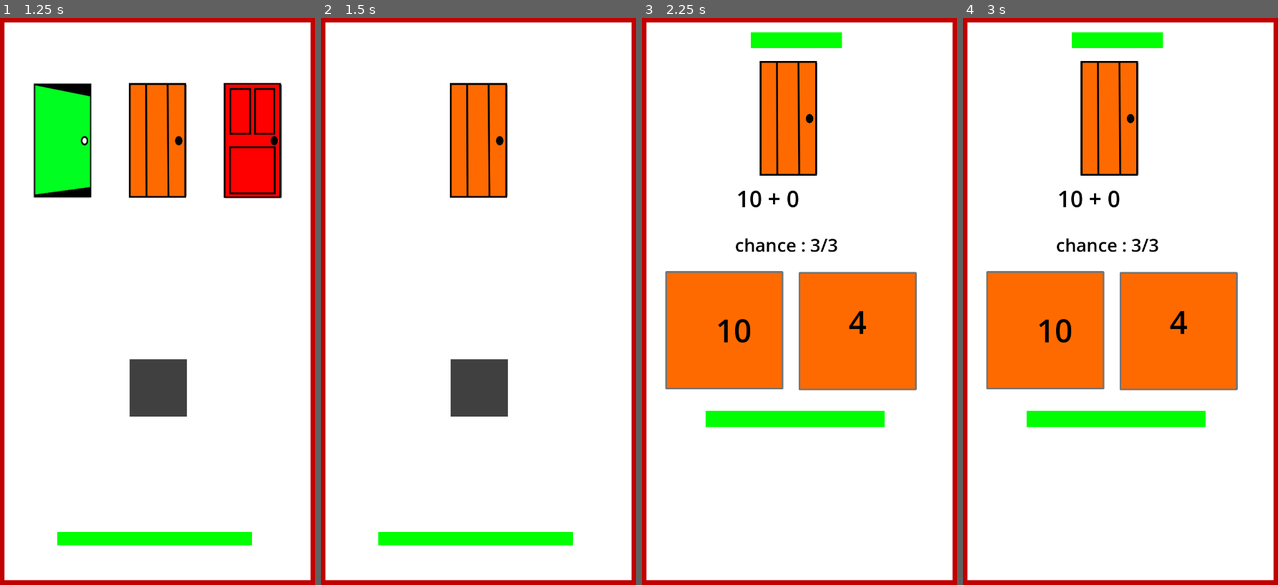
Above: before the commit, frames 1-4 (left to right).
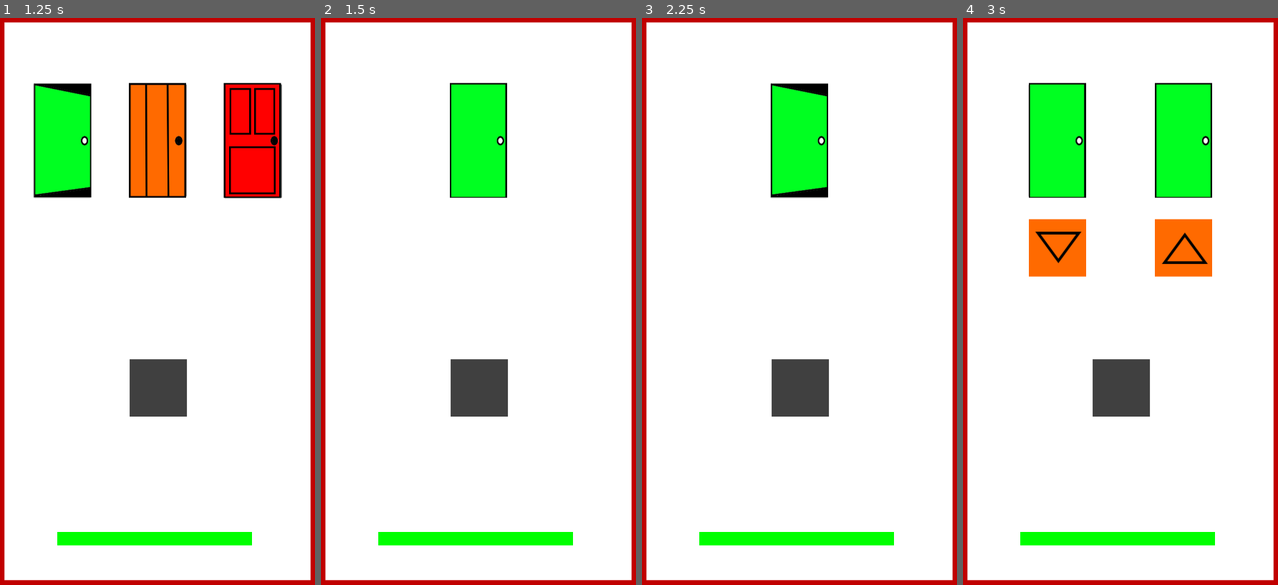
Above: after the commit, the same moments.

Repository: ditari/math-game-1
Game: Godot game, scene res://scenes/level1.tscn
Same seed, same stepped clock (60 frames per second), same inputs: the game is played once before the commit and once after it. This scene is started directly instead of the project's main scene.
Inputs (mouse positions are in pixels of both pictures, inside the frame that each line leads up to; where the layout moved, square brackets give the same spot in the first picture):
- Up to frame 1 (1.25 s): click (63, 142) at 0.52 s
- Up to frame 2 (1.5 s): click (384, 142) at 1.27 s
- Up to frame 3 (2.25 s): click (799, 142) at 2 s
- Up to frame 4 (3 s): click (1120, 142) [1111, 120] at 2.75 s

Frame 1 is identical in both runs. In frame 2, 3.5% of the frame differs, in the area x 41-60%, y 11-32%; in frame 3, 26%; in frame 4, 35%, in the area x 7-88%, y 2-94%.

Commit message:
ubah enemy touchscreenbutton jadi button

Diff:
--- a/scenes/enemy1.tscn
+++ b/scenes/enemy1.tscn
@@ -1,12 +1,22 @@
-[gd_scene load_steps=3 format=3 uid="uid://cjvrhlo8gwtje"]
+[gd_scene load_steps=5 format=3 uid="uid://cjvrhlo8gwtje"]
 
 [ext_resource type="Texture2D" uid="uid://ccndmdluck7ud" path="res://assets/enemy1.png" id="1_0mvor"]
 [ext_resource type="Script" path="res://scripts/enemy1.gd" id="1_q1qcy"]
 
+[sub_resource type="StyleBoxFlat" id="StyleBoxFlat_obxap"]
+bg_color = Color(0.6, 0.6, 0.6, 0)
+
+[sub_resource type="StyleBoxFlat" id="StyleBoxFlat_scfm5"]
+bg_color = Color(0.6, 0.6, 0.6, 0)
+
 [node name="Node2D" type="Node2D"]
 script = ExtResource("1_q1qcy")
 
-[node name="TouchScreenButton" type="TouchScreenButton" parent="."]
-texture_normal = ExtResource("1_0mvor")
+[node name="Button" type="Button" parent="."]
+offset_right = 8.0
+offset_bottom = 8.0
+theme_override_styles/normal = SubResource("StyleBoxFlat_obxap")
+theme_override_styles/pressed = SubResource("StyleBoxFlat_scfm5")
+icon = ExtResource("1_0mvor")
 
-[connection signal="pressed" from="TouchScreenButton" to="." method="_on_touch_screen_button_pressed"]
+[connection signal="pressed" from="Button" to="." method="_on_button_pressed"]
--- a/scenes/enemy1fightlv1.tscn
+++ b/scenes/enemy1fightlv1.tscn
@@ -192,6 +192,7 @@
 text = "question"
 
 [node name="chancelabel" type="Label" parent="."]
+layout_mode = 0
 offset_left = 140.0
 offset_top = 553.0
 offset_right = 654.0
--- a/scenes/enemy2.tscn
+++ b/scenes/enemy2.tscn
@@ -1,12 +1,22 @@
-[gd_scene load_steps=3 format=3 uid="uid://bo58wgpqbvvbx"]
+[gd_scene load_steps=5 format=3 uid="uid://bo58wgpqbvvbx"]
 
 [ext_resource type="Texture2D" uid="uid://b2m2fkjm8lli0" path="res://assets/enemy2.png" id="1_5j4t2"]
 [ext_resource type="Script" path="res://scripts/enemy2.gd" id="1_lpf3n"]
 
+[sub_resource type="StyleBoxFlat" id="StyleBoxFlat_obxap"]
+bg_color = Color(0.6, 0.6, 0.6, 0)
+
+[sub_resource type="StyleBoxFlat" id="StyleBoxFlat_scfm5"]
+bg_color = Color(0.6, 0.6, 0.6, 0)
+
 [node name="Node2D" type="Node2D"]
 script = ExtResource("1_lpf3n")
 
-[node name="TouchScreenButton" type="TouchScreenButton" parent="."]
-texture_normal = ExtResource("1_5j4t2")
+[node name="Button" type="Button" parent="."]
+offset_right = 8.0
+offset_bottom = 8.0
+theme_override_styles/normal = SubResource("StyleBoxFlat_obxap")
+theme_override_styles/pressed = SubResource("StyleBoxFlat_scfm5")
+icon = ExtResource("1_5j4t2")
 
-[connection signal="pressed" from="TouchScreenButton" to="." method="_on_touch_screen_button_pressed"]
+[connection signal="pressed" from="Button" to="." method="_on_button_pressed"]
--- a/scripts/enemy1.gd
+++ b/scripts/enemy1.gd
@@ -1,11 +1,11 @@
 extends Node2D
 
 var number #posisi di pintu 1 2 atau 3
-var type #0 berarti treasure, 1 segitiga, 2 kotak, 3 lingkaran
+var type
 
 # Called when the node enters the scene tree for the first time.
 signal button_pressed(number, type)
 
 
-func _on_touch_screen_button_pressed():
+func _on_button_pressed():
 	emit_signal("button_pressed", number,type)
--- a/scripts/enemy1fightlv1.gd
+++ b/scripts/enemy1fightlv1.gd
@@ -132,6 +132,8 @@
 	var n = Global.currentenemy
 	Global.isenemyexist[n] = 0
 
+	Global.enemydefeated = Global.enemydefeated + 1
+
 	print("you win")
 	#dapat gold atau dapat redkey
 	get_tree().change_scene_to_file("res://scenes/level1.tscn")
--- a/scripts/enemy2.gd
+++ b/scripts/enemy2.gd
@@ -1,11 +1,12 @@
 extends Node2D
 
 var number #posisi di pintu 1 2 atau 3
-var type #0 berarti treasure, 1 segitiga, 2 kotak, 3 lingkaran
+var type
 
 # Called when the node enters the scene tree for the first time.
 signal button_pressed(number, type)
 
 
-func _on_touch_screen_button_pressed():
+
+func _on_button_pressed():
 	emit_signal("button_pressed", number,type)
--- a/scripts/global.gd
+++ b/scripts/global.gd
@@ -34,5 +34,4 @@
 var currentenemy = 0
 var currentenemytype = 0
 
-#----ini belum dihapus, nanti kayaknya berdasarkan jumlah enemy atau apa
-var hasredkey = 1
+var enemydefeated = 0 #jumlah enemy defeated
--- a/scripts/level1.gd
+++ b/scripts/level1.gd
@@ -168,8 +168,8 @@
 	var type
 	var rng = RandomNumberGenerator.new()
 	var r
-	#jika tidak ada red key hanya akan digenerate 2 pintu
-	if Global.hasredkey == 0 :
+	#jika belum mengalahkan 3 enemy tidak akan digenerate red door
+	if Global.enemydefeated < 3 :
 		r = rng.randi_range(0, 2)
 		if r <= 1 :
 			type = 1
--- a/scripts/menu.gd
+++ b/scripts/menu.gd
@@ -16,7 +16,7 @@
 	var rng = RandomNumberGenerator.new()
 	var r
 	#jika tidak ada red key hanya akan digenerate 2 pintu
-	if Global.hasredkey == 0 :
+	if Global.enemydefeated < 3 :
 		r = rng.randi_range(0, 2)
 		if r <= 1 :
 			type = 1
